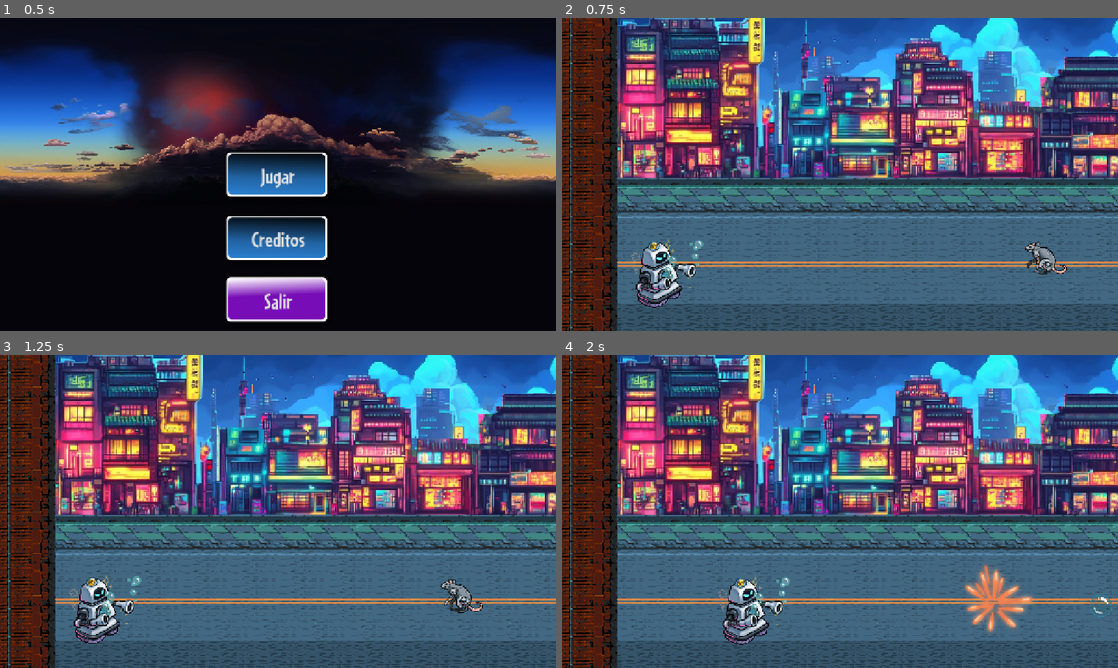
Above: before the commit, frames 1-4 (two rows, left to right).
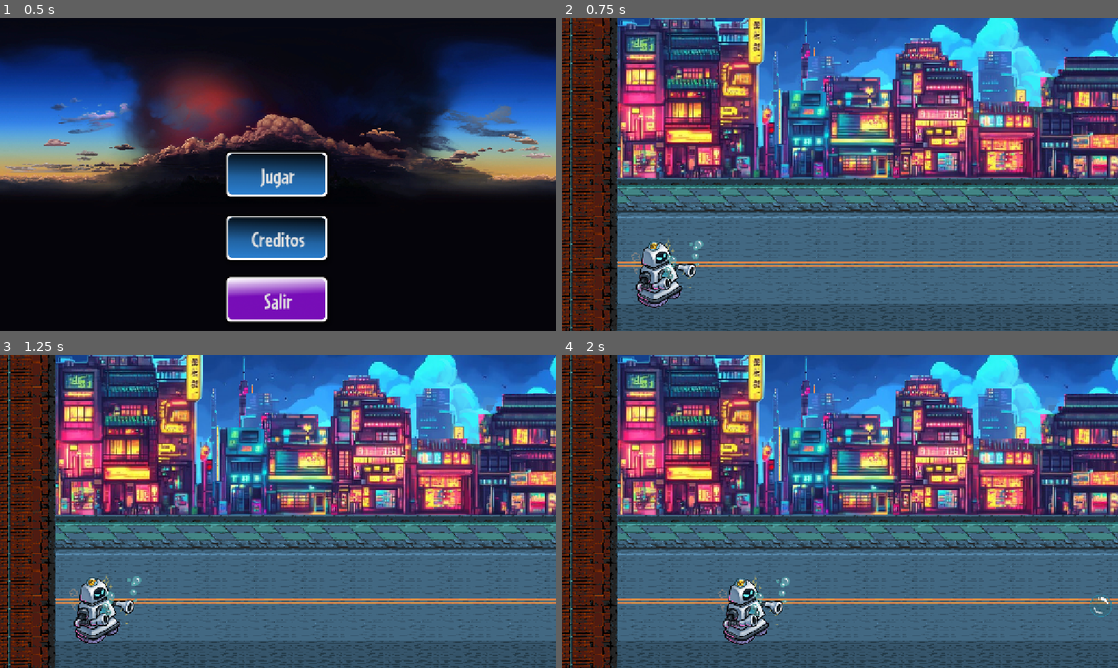
Above: after the commit, the same moments.

Repository: asdrome/bubbletron
Game: Godot game, scene res://Escenas/main.tscn
The game is run twice, just before and just after one commit, with the same random seed, the same clock (stepped at 60 frames per second) and the same inputs.
Inputs (mouse positions are in pixels of both pictures, inside the frame that each line leads up to):
- Up to frame 1 (0.5 s): no input
- Up to frame 2 (0.75 s): click "Jugar" at 0.5 s
- Up to frame 3 (1.25 s): no input
- Up to frame 4 (2 s): move the mouse to (962, 495) at 1.27 s; press the mouse at (962, 495) at 1.28 s; hold D (right) from 1.28 s (still down)

Frame 1 is identical in both runs. In frame 2, 0.4% of the frame differs, in the area x 83-91%, y 71-82%; in frame 3, 0.4%; in frame 4, 1.4%, in the area x 72-85%, y 67-89%.

Commit message:
Creado spawner para controlar generacion de enemigos

Diff:
--- a/Escenas/Escenarios/Dia.tscn
+++ b/Escenas/Escenarios/Dia.tscn
@@ -6,7 +6,7 @@
 [ext_resource type="Texture2D" uid="uid://blf6r2vaq2pwk" path="res://Assets/Escenarios/Background_01.png" id="4_4rv1k"]
 [ext_resource type="Texture2D" uid="uid://extycocu65f8" path="res://Assets/Escenarios/Background_02.png" id="5_4rv1k"]
 [ext_resource type="Texture2D" uid="uid://c2dnbiqj1726k" path="res://Assets/Escenarios/tileset.png" id="6_4rv1k"]
-[ext_resource type="PackedScene" uid="uid://1n23g0d8jcth" path="res://Escenas/Personajes/rata.tscn" id="8_ewmbd"]
+[ext_resource type="PackedScene" uid="uid://cfjnw55a7vahs" path="res://Escenas/Escenarios/spawner.tscn" id="8_f6863"]
 
 [sub_resource type="TileSetAtlasSource" id="TileSetAtlasSource_4u4cl"]
 resource_name = "Calle"
@@ -545,9 +545,6 @@
 [node name="Dia" type="Node2D"]
 script = ExtResource("1_4rv1k")
 
-[node name="Rata" parent="." instance=ExtResource("8_ewmbd")]
-position = Vector2(1008, 552)
-
 [node name="BubbleBot" parent="." instance=ExtResource("1_37t85")]
 position = Vector2(120, 592)
 
@@ -625,4 +622,6 @@
 [node name="CollisionShape2D" type="CollisionShape2D" parent="CanvasGroup/LeftBound"]
 shape = SubResource("WorldBoundaryShape2D_4u4cl")
 
+[node name="Spawner" parent="." instance=ExtResource("8_f6863")]
+
 [connection signal="has_died" from="BubbleBot" to="." method="_on_bubble_bot_has_died"]
--- a/Escenas/Escenarios/dia.gd
+++ b/Escenas/Escenarios/dia.gd
@@ -2,5 +2,11 @@
 
 signal game_over
 
+const RATAS = preload("res://Escenas/Personajes/rata.tscn")
+@onready var spawner = $Spawner
+
+func _ready() -> void:
+	spawner.add_enemy_scene(RATAS)
+
 func _on_bubble_bot_has_died() -> void:
 	game_over.emit()
--- /dev/null
+++ b/Escenas/Escenarios/spawner.gd
@@ -0,0 +1,82 @@
+extends Node2D
+
+@export var enemy_scenes: Array[PackedScene] = [] # Lista de escenas de enemigos
+@export var spawn_radius_min: float = 200.0   # Distancia mínima al jugador
+@export var spawn_radius_max: float = 600.0   # Distancia máxima al jugador
+@export var spawn_interval: float = 2.0       # Tiempo entre spawn
+@export var max_enemies: int = 10             # Límite de enemigos en la escena
+
+var player: CharacterBody2D  # Referencia al jugador
+var screen_size: Vector2  # Tamaño de la pantalla
+var enemies_spawned: Array[Node2D] = []  # Lista de enemigos activos
+
+func _ready():
+	# Obtener referencia al jugador
+	player = get_tree().get_first_node_in_group("Jugador")
+	if not player:
+		printerr("No se encontró un nodo en el grupo 'Jugador'")
+		return
+
+	# Obtener tamaño de la pantalla
+	screen_size = get_viewport_rect().size
+
+	# Iniciar el spawn de enemigos
+	_spawn_timer()
+
+func _spawn_timer():
+	# Crear un temporizador para spawnear enemigos periódicamente
+	var timer = Timer.new()
+	timer.wait_time = spawn_interval
+	timer.autostart = true
+	timer.timeout.connect(_spawn_enemy)
+	add_child(timer)
+
+func _spawn_enemy():
+	if not player or enemy_scenes.is_empty():
+		return
+
+	# No spawnear si ya alcanzamos el límite de enemigos
+	if enemies_spawned.size() >= max_enemies:
+		return
+
+	# Seleccionar un enemigo aleatorio de la lista
+	var enemy_scene = enemy_scenes[randi() % enemy_scenes.size()]
+	var enemy_instance = enemy_scene.instantiate()
+
+	# Generar una posición aleatoria fuera de la pantalla
+	var spawn_position = _get_spawn_position()
+	enemy_instance.global_position = spawn_position
+
+	# Agregarlo a la lista de enemigos activos
+	enemies_spawned.append(enemy_instance)
+
+	# Detectar cuando el enemigo es eliminado
+	enemy_instance.tree_exited.connect(func(): enemies_spawned.erase(enemy_instance))
+
+	# Agregar el enemigo a la escena
+	get_parent().add_child(enemy_instance)
+
+func _get_spawn_position() -> Vector2:
+	var side = randi() % 2  # 0 = Izquierda, 1 = Derecha
+	var offset = randf_range(spawn_radius_min, spawn_radius_max)
+
+	# Definir la parte inferior de la pantalla como el área válida de spawn
+	var min_y = player.global_position.y  # Mitad de la pantalla (línea base)
+	var max_y = player.global_position.y + screen_size.y / 2  # Parte inferior
+
+	match side:
+		0:  # Izquierda
+			return Vector2(player.global_position.x - screen_size.x / 2 - offset,
+						   randf_range(min_y, max_y))
+		1:  # Derecha
+			return Vector2(player.global_position.x + screen_size.x / 2 + offset,
+						   randf_range(min_y, max_y))
+
+	return player.global_position  # Fallback en caso de error (no debería ocurrir)
+
+func add_enemy_scene(new_enemy_scene: PackedScene):
+	if new_enemy_scene and not enemy_scenes.has(new_enemy_scene):
+		enemy_scenes.append(new_enemy_scene)
+
+func remove_enemy_scene(enemy_scene: PackedScene):
+	enemy_scenes.erase(enemy_scene)
--- a/Escenas/Escenarios/spawner.tscn
+++ b/Escenas/Escenarios/spawner.tscn
@@ -1,3 +1,6 @@
-[gd_scene format=3 uid="uid://cfjnw55a7vahs"]
+[gd_scene load_steps=2 format=3 uid="uid://cfjnw55a7vahs"]
+
+[ext_resource type="Script" uid="uid://b5ocei0xlw1l7" path="res://Escenas/Escenarios/spawner.gd" id="1_x7o6x"]
 
 [node name="Spawner" type="Node2D"]
+script = ExtResource("1_x7o6x")
--- a/Escenas/Personajes/BubbleBot.tscn
+++ b/Escenas/Personajes/BubbleBot.tscn
@@ -139,4 +139,11 @@
 position = Vector2(-16, 0)
 shape = SubResource("RectangleShape2D_02v2i")
 
+[node name="Area2D" type="Area2D" parent="."]
+
+[node name="CollisionShape2D" type="CollisionShape2D" parent="Area2D"]
+position = Vector2(-16, 0)
+shape = SubResource("RectangleShape2D_02v2i")
+
 [connection signal="animation_finished" from="AnimationPlayer" to="." method="_on_animation_player_animation_finished"]
+[connection signal="area_entered" from="Area2D" to="." method="_on_area_2d_area_entered"]
--- a/Escenas/Personajes/bubble_bot.gd
+++ b/Escenas/Personajes/bubble_bot.gd
@@ -69,3 +69,11 @@
 	elif prev_hp != health:
 		was_hit.emit(damage)
 		animation_player.play("Hit")
+
+
+
+func _on_area_2d_area_entered(area: Area2D) -> void:
+	if area.is_in_group("Enemigos"):
+		take_damage(5)
+	if area.is_in_group("Projectiles"):
+		take_damage(1)
--- a/Escenas/Personajes/rata.gd
+++ b/Escenas/Personajes/rata.gd
@@ -15,8 +15,9 @@
 	var players = get_tree().get_nodes_in_group("Jugador")
 	if !players.is_empty():
 		var player = players[0]
-		var distance = player.global_position - global_position
-		var direction = distance.normalized()
+		var distance = global_position.distance_to(player.global_position)
+		speed = distance/2
+		var direction = (player.global_position - global_position).normalized()
 		if direction.x < 0:
 			sprite.flip_h = false
 		else:
@@ -24,8 +25,6 @@
 		velocity = direction * speed
 
 	move_and_slide()
-
-
 
 
 
--- a/Escenas/Personajes/rata.tscn
+++ b/Escenas/Personajes/rata.tscn
@@ -84,7 +84,7 @@
 }
 autoplay = "Walk"
 
-[node name="Area2D" type="Area2D" parent="."]
+[node name="Area2D" type="Area2D" parent="." groups=["Enemigos"]]
 
 [node name="CollisionShape2D" type="CollisionShape2D" parent="Area2D"]
 position = Vector2(-8, 0)
Not shown, added: Escenas/Escenarios/spawner.gd.uid
